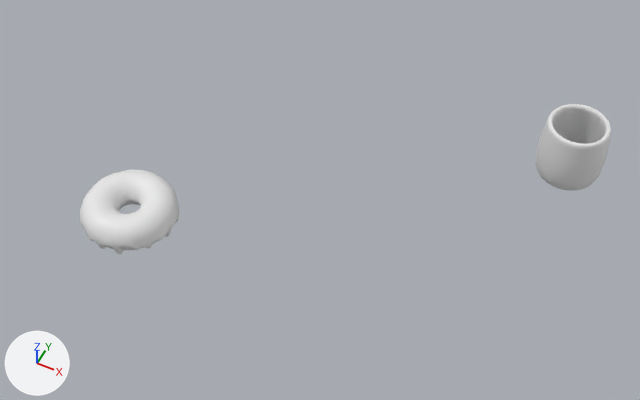
The Blender file tutorial/donut project/donut.blend: old version first, new version second.
Both versions are drawn from a camera (50 mm lens) standing at (1.295, -1.318, 2.014) and looking at (0.498, 0.277, 0.021). Arrows for +X, +Y and +Z are at lower left; the lights stay in place. The older version comes first.

Objects in the first picture: 'Icing', 'mug' and 1 more.
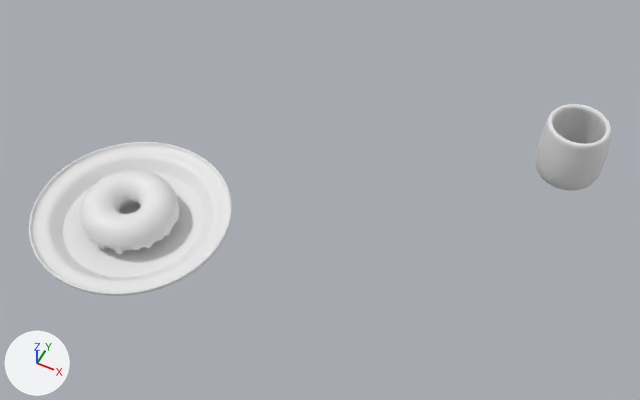
Patch to the scene script:
```diff
--- a/tutorial/donut project/donut.blend.py
+++ b/tutorial/donut project/donut.blend.py
@@ me_circle_001 @@
+me_circle_001.from_pydata(...)  # 192 vertices, 161 faces; spans x -0.295..0.295, y -0.295..0.295, z 0.0..0.047
+me_circle_001.polygons.foreach_set('use_smooth', [True] * 161)
@@ ob_circle @@
+ob_circle = bpy.data.objects.new('Circle', me_circle_001)
+ob_circle.location = (0.007, -0.006, -0.04)
+_m = ob_circle.modifiers.new('Solidify', 'SOLIDIFY')
+_m.offset = 1.0
+_m = ob_circle.modifiers.new('Subdivision', 'SUBSURF')
+_m.levels = 2
```

Boxes [x1, y1, x2, y2] around the edits, measured in the pictures (640 x 400 px):
'Circle', added
    after: [29, 142, 232, 296]
